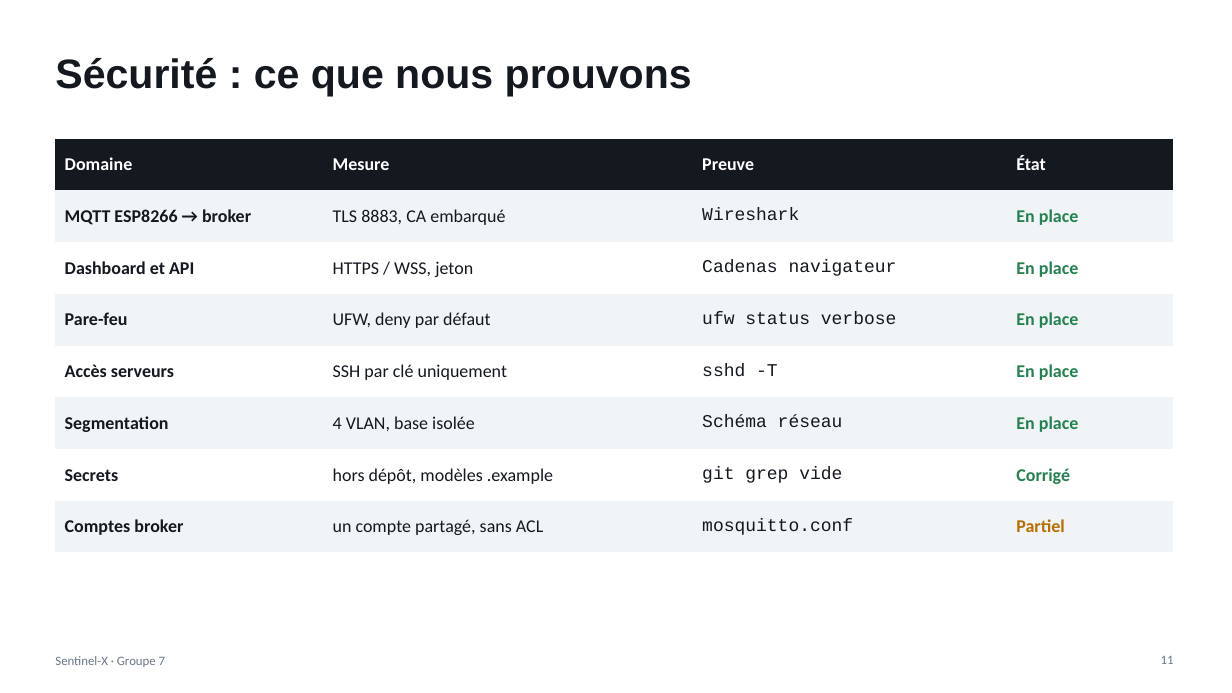
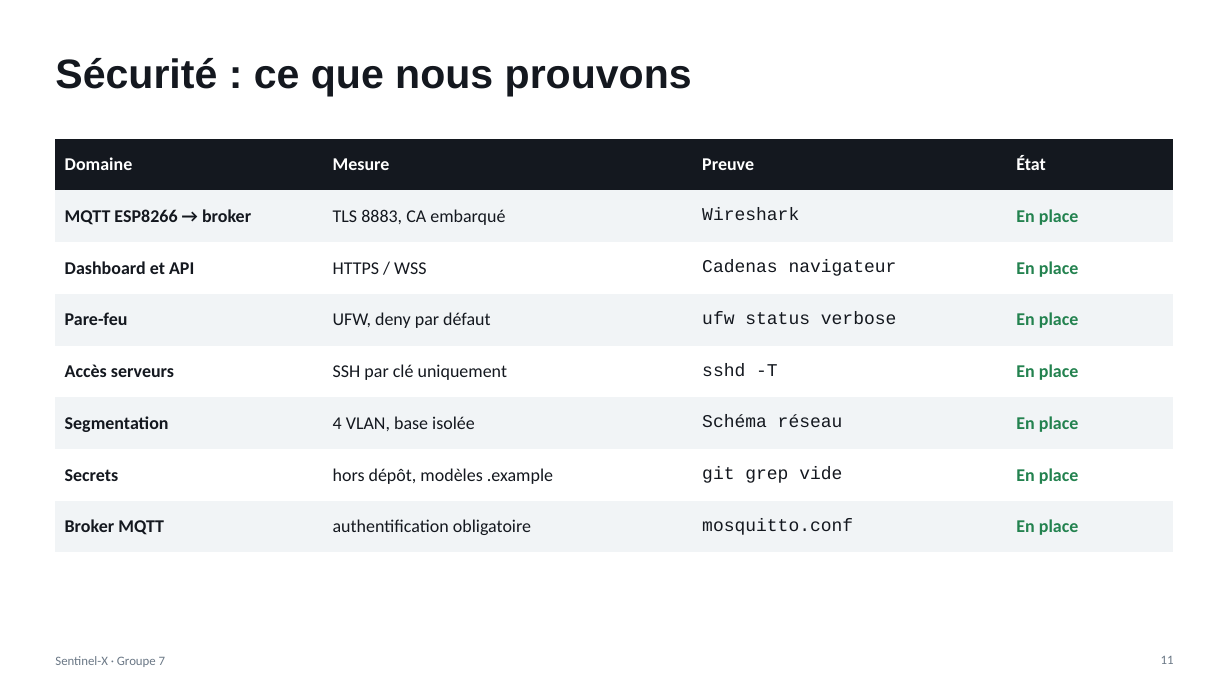
Before and after one commit to ParizetM/Sentinel-X-Yanshee-defender-3000, a slide deck: slide 11 of livrables/Workshop2026-M1-G7-Pres.pptx. Drawn at 1232x693 pixels with LibreOffice and Linux fonts; fonts in the diff are those of the drawing. Boxes give left, top, right and bottom in pixels: in the first picture for what was removed or moved away, otherwise in the second. Text is boxed around its words. In the diff, an @@ line names an element or a change of style, - is before the commit and + after.

```diff
--- a/livrables/Workshop2026-M1-G7-Pres.pptx
+++ b/livrables/Workshop2026-M1-G7-Pres.pptx
@@ table at <box>55,139,1174,539</box> @@
-row 3, column 2: HTTPS / WSS, jeton
+row 3, column 2: HTTPS / WSS
-row 7, column 4: Corrigé
+row 7, column 4: En place
-row 8: Comptes broker | un compte partagé, sans ACL | mosquitto.conf | Partiel
+row 8: Broker MQTT | authentification obligatoire | mosquitto.conf | En place
```
Also in this commit, not shown: 1 other slide changed, 7 other files.
